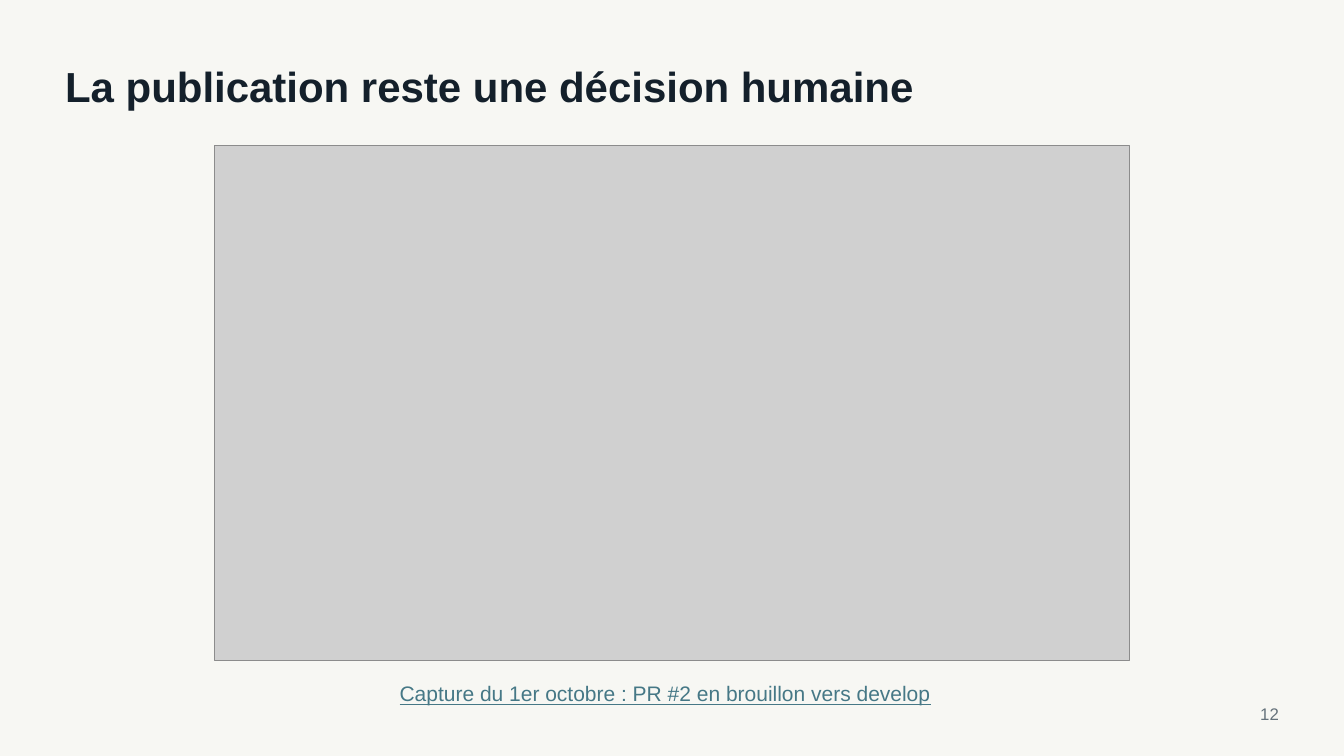
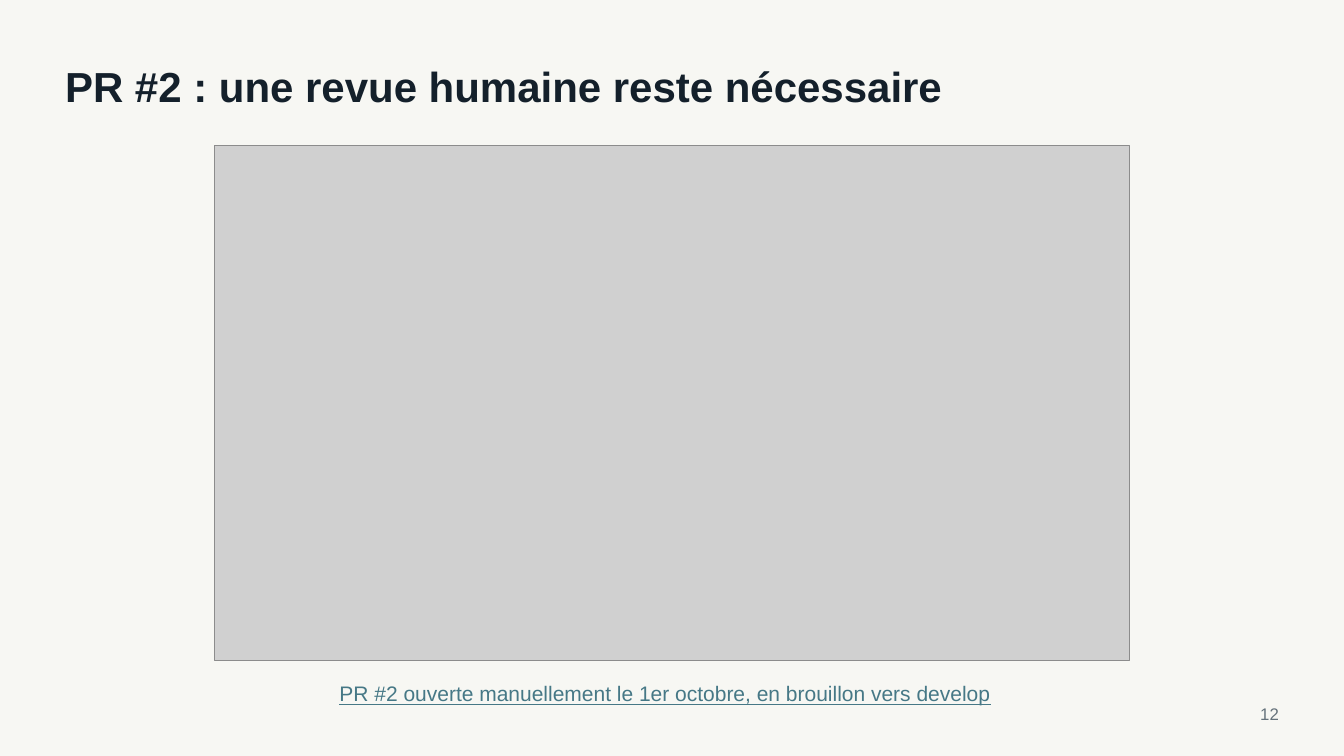
Before and after one commit to Mohamedballouch/radar-ia-casablanca-demo, a slide deck: slide 12 of workshop/slides/atelier-pdsf-pdo-casablanca.pptx. Drawn at 1344x756 pixels with LibreOffice and Linux fonts; fonts in the diff are those of the drawing; grey boxes stand for pictures. Boxes give left, top, right and bottom in pixels: in the first picture for what was removed or moved away, otherwise in the second. Text is boxed around its words. In the diff, an @@ line names an element or a change of style, - is before the commit and + after.

```diff
--- a/workshop/slides/atelier-pdsf-pdo-casablanca.pptx
+++ b/workshop/slides/atelier-pdsf-pdo-casablanca.pptx
@@ text at box(65, 71, 942, 103): text changed @@
-La publication reste une décision humaine
+PR #2 : une revue humaine reste nécessaire
@@ text at box(339, 686, 991, 706): text changed @@
-Capture du 1er octobre : PR #2 en brouillon vers develop
+PR #2 ouverte manuellement le 1er octobre, en brouillon vers develop
```
Also in this commit, not shown: 10 other slides changed, 1 slide added, 1 slide removed, 2 other files.
